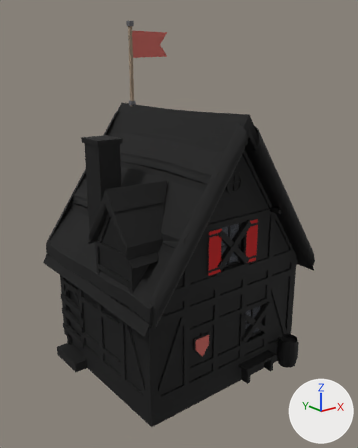
One commit to the glTF model game/assets/modelle/gebaeude/neubau/wohnhaus_halbling_s1_g3.glb: the scene before it, then after it.
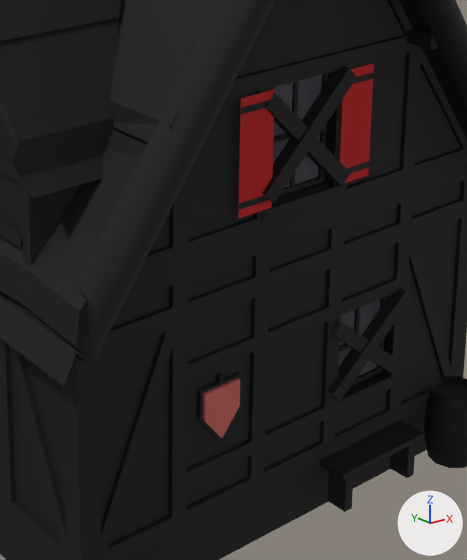
There are two pictures of each version: one whole from a 50 mm camera at (-7.16, -10.6, 8.12) aimed at (0.99, -0.4, 4.05), one close up on the part from 34% to 82% of the width and 44% to 90% of the height. Arrows for +X, +Y and +Z are at lower right; the lights stay in place. The last two pictures show the newer version. Vertices at exactly the same position are counted once.

The first close-up shows 'Dach', 'Haus', 'Leerstand', 'Scheiben', 'Wappen'.
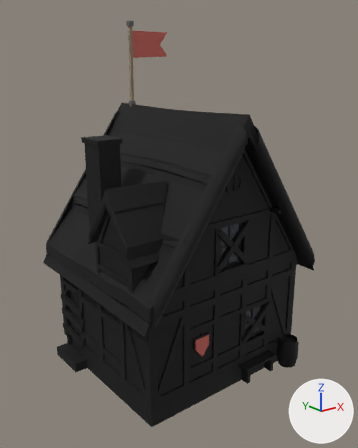
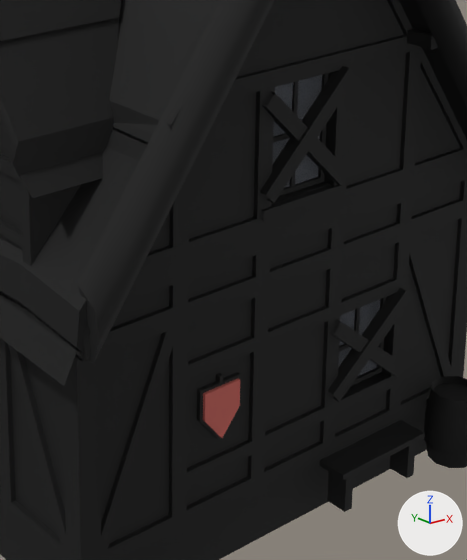
What differs and where, as boxes [x1, y1, x2, y2] in the close-ups (467 x 560 px):
part 1 of me_haus, deleted (red): before [238, 63, 374, 219]

The edits, one by one:
me_haus is used by ob_haus; location (0.0, 0.0, 0.0).
me_haus had 1547 vertices, 1983 faces and spanned x -1.81..3.65, y -3.06..2.62, z -0.12..6.72.
me_haus now has 1509 vertices, 1987 faces and spans x -1.81..3.65, y -3.06..2.62, z -0.12..6.72.
me_haus part 1: 9 loose pieces with 36 vertices, spanning x 0.18..1.88, y -2.49..2.09, z 3.4..4.51, are deleted.
Other edits to the shape of me_haus do not show in these pictures.
